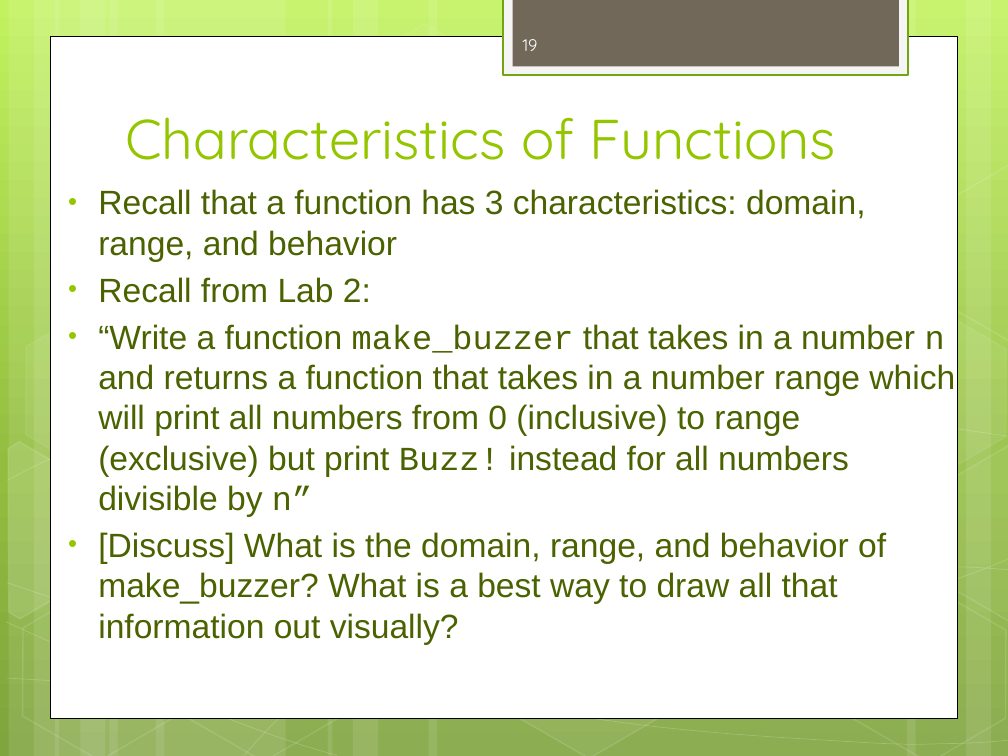
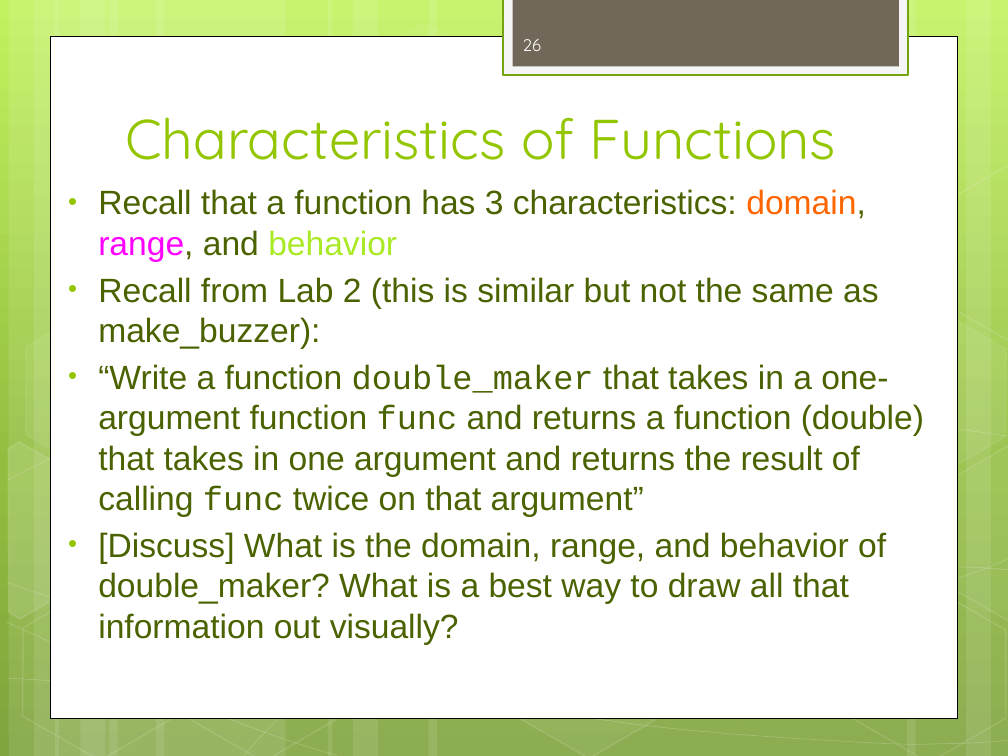
Before and after one commit to dicksontsai/dicksontsai.github.io, a slide deck: slide 26 of cs61a/discussion/disc2.pptx (slide 19 before the commit). Drawn at 1008x756 pixels with LibreOffice and Linux fonts; fonts in the diff are those of the drawing. Boxes give left, top, right and bottom in pixels: in the first picture for what was removed or moved away, otherwise in the second. Text is boxed around its words. In the diff, an @@ line names an element or a change of style, - is before the commit and + after.

Commit message:
Updated discussion 2

```diff
--- a/cs61a/discussion/disc2.pptx
+++ b/cs61a/discussion/disc2.pptx
@@ page number at [523,39,542,51]: text changed @@
-19
+26
@@ text at [98,189,866,262]: text colour #4A6300 to #FF6600 in "domain,"; text colour #4A6300 to #FF00FF in "range,"; text colour #4A6300 to #AAEA25 in "behavior" @@
@@ text at [98,277,924,645]: text changed @@
-• Recall from Lab 2:
-• “Write a function make_buzzer that takes in a number n and returns a function that takes in a number range which will print all numbers from 0 (inclusive) to range (exclusive) but print Buzz! instead for all numbers divisible by n”
-• [Discuss] What is the domain, range, and behavior of make_buzzer? What is a best way to draw all that information out visually?
+• Recall from Lab 2 (this is similar but not the same as make_buzzer):
+• “Write a function double_maker that takes in a one-argument function func and returns a function (double) that takes in one argument and returns the result of calling func twice on that argument”
+• [Discuss] What is the domain, range, and behavior of double_maker? What is a best way to draw all that information out visually?
```
Also in this commit, not shown: 3 other slides changed, 13 slides added, 1 slide removed, 2 other files.
